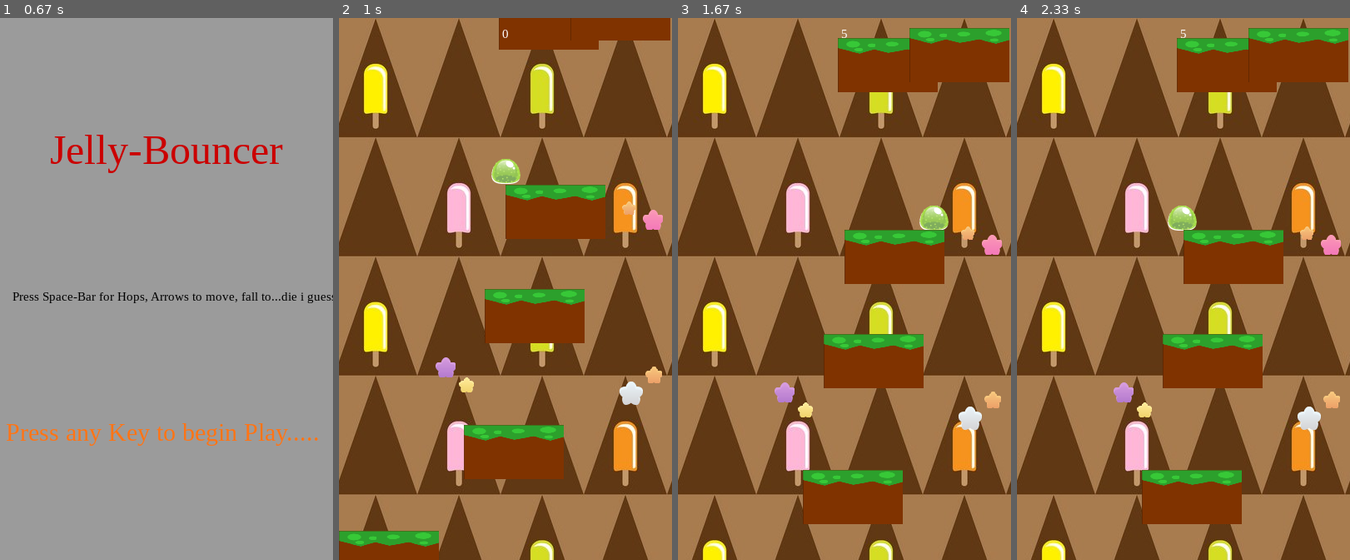
Above: before the commit, frames 1-4 (left to right).
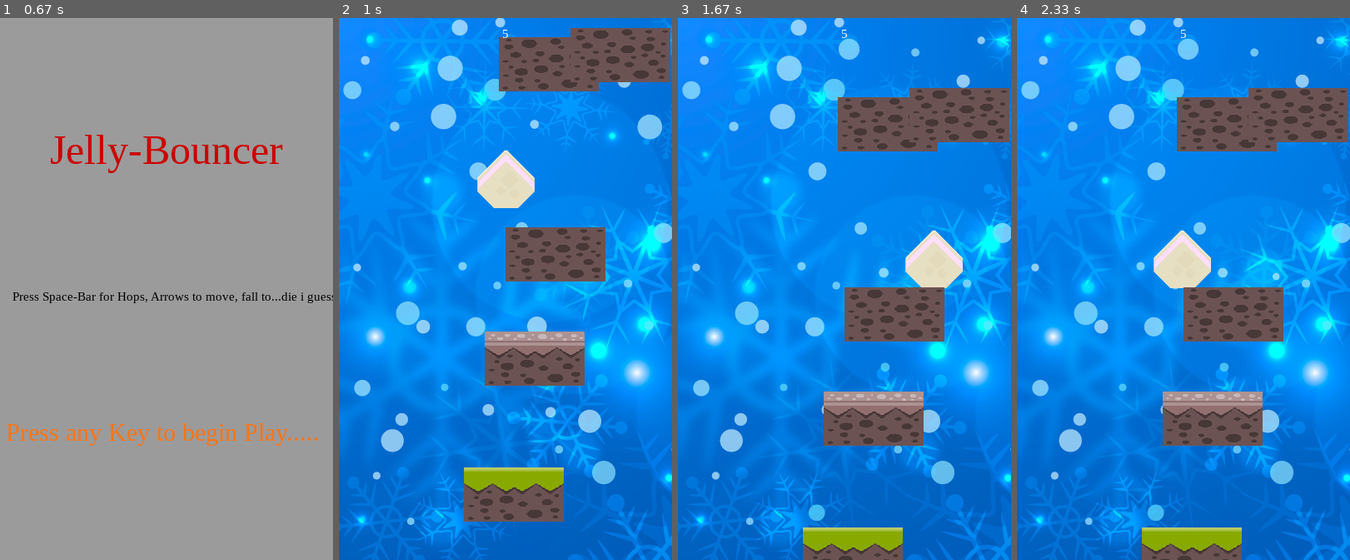
Above: after the commit, the same moments.

Repository: slipperyrockuniversity-cpsc317-fall2019/PyGame-Final---Eric-Stanton
Game: pygame game, started from main.py
Two runs of this game, one before a commit and one after it. Both use one fixed random seed, a clock stepped at 60 frames per second and the inputs below.
Inputs:
- Up to frame 1 (0.67 s): hold Right from 0.33 s (still down)
- Up to frame 2 (1 s): release Right at 0.8 s; tap Space at 0.83 s
- Up to frame 3 (1.67 s): hold Right from 1.23 s (still down)
- Up to frame 4 (2.33 s): release Right at 1.7 s; hold Left 1.73-2.27 s; hold Left from 2.3 s (still down)

Frame 1 is identical in both runs. In frame 2, 100% of the frame differs, in the area x 0-100%, y 0-100%; in frame 3, 100%; in frame 4, 100%.

Commit message:
Changed all major graphic assets for thematic purpose, and re-added CC.

Diff:
--- a/Sprite/Platform.py
+++ b/Sprite/Platform.py
@@ -11,16 +11,20 @@
 white_box = (255, 255, 255)
 asset_folder = os.path.dirname(__file__)  # Cross Referenced for image from index.
 image_folder = os.path.join(asset_folder, 'img')  # Cross Referenced as well from index.
-candy_images = ['img/star_orange.png', 'img/star_purple.png', 'img/star_red.png', 'img/star_teal.png', 'img'
-                                                                                                       '/star_white.png',
-                'img/star_yellow.png', ]
+candy_images = ['img/star_orange.png', 'img/star_purple.png', 'img/star_red.png', 'img/star_teal.png',
+                'img/star_white.png', 'img/star_yellow.png', './img/candyBlue.png', './img/candyGreen.png',
+                './img/candyRed.png', './img/candyYellow.png', './img/cherry.png', './img/lollipopGreen.png',
+                './img/lollipopRed.png', './img/lollipopWhiteGreen.png', './img/lollipopWhiteRed.png']
 sprite_objects = pygame.sprite.LayeredUpdates()
+platform_images = ['img/dirt_96x96.png', 'img/grass_96x96.png', 'img/grass_dead_96x96.png', 'img/Platform Tile ',
+                   'Grass.png', 'img/cake.png', 'img/cakeCenter_rounded.png', 'img/cakeHalf.png', 'img/cakeHalfAlt.png'
+                   , 'img/choco.png', 'img/chocoCenter_rounded.png', 'img/chocoHalf.png', 'img/chocoHalfAlt.png']
 
 
 class Platform(pygame.sprite.Sprite):
     def __init__(self, x, y, width, height):
         pygame.sprite.Sprite.__init__(self)
-        self.image = pygame.image.load(os.path.join(image_folder, "Platform Tile Grass.png"))
+        self.image = pygame.image.load(platform_images[randrange(0,3)])
         self.image = pygame.transform.scale(self.image, (120, 65))
         self.rect = self.image.get_rect()
         self.rect.x = x
@@ -32,7 +36,7 @@
         self._layer = 0
         self.groups = sprite_objects, game.candy
         pygame.sprite.Sprite.__init__(self, self.groups)
-        self.image = pygame.image.load(candy_images[randint(0, 5)])
+        self.image = pygame.image.load(candy_images[randint(0, 14)])
         self.rect = self.image.get_rect()
         self.rect.x = randrange(window_width - self.rect.width)
         self.rect.y = randrange(-300, -55)
--- a/Sprite/Sprites.py
+++ b/Sprite/Sprites.py
@@ -9,9 +9,9 @@
 asset_folder = os.path.dirname(__file__)  # Cross Referenced for image from index.
 image_folder = os.path.join(asset_folder, 'img')  # Cross Referenced as well from index.
 sound_folder = os.path.join(asset_folder, 'sound')
-hop = game.mixer.Sound(os.path.join(sound_folder, 'Jump.ogg'))
+hop = game.mixer.Sound(os.path.join(sound_folder, '126416__cabeeno-rossley__jump.wav'))
 
-# creating locations for sprite objects inside the grouping.
+# creating locations for sprite objects inside the group for layering.
 sprite_objects = game.sprite.LayeredUpdates()
 
 
@@ -21,10 +21,11 @@
     def __init__(self, instance):
         sprites = ['Sprite/img/jelly_blue.png', 'Sprite/img/jelly_teal.png', 'Sprite/img/jelly_red.png',
                    'Sprite/img/jelly_orange.png', 'Sprite/img/jelly_yellow.png', 'Sprite/img/jelly_pink.png',
-                   'Sprite/img/jelly_green.png', 'Sprite/img/jelly_purple.png']
+                   'Sprite/img/jelly_green.png', 'Sprite/img/jelly_purple.png', 'img/waffleChoco.png',
+                   'img/wafflePink.png', 'img/waffleWhite.png']
         game.sprite.Sprite.__init__(self)  # Calling it's super class for proper function.
-        self.image = game.image.load(sprites[random.randint(0,7)])  # The picture of the
-        self.rect = self.image.get_rect()  # The boundry box "hitbox" of the player created. Start at center of screen
+        self.image = game.image.load(sprites[random.randint(0,11)])  # The picture of the
+        self.rect = self.image.get_rect()  # The boundary box "hitbox" of the player created. Start at center of screen
         self.rect.center = (window_width / 2, window_height / 2)
         self.position = vector(window_width / 2, window_height / 2)
         self.velocity = vector(0, 0)
@@ -58,5 +59,5 @@
         touching = game.sprite.spritecollide(self, self.instance.platforms, False)
         self.rect.x -= 1
         if touching:
-            self.velocity.y = -14
+            self.velocity.y = -15
             hop.play()
--- a/main.py
+++ b/main.py
@@ -1,15 +1,13 @@
 import pygame as game
-import random
-import os
+
+from Sprite.Platform import *
 from Sprite.Sprites import Player, sprite_objects
-from Options.Settings import *
-from Sprite.Platform import *
 
 asset_folder = os.path.dirname(__file__)  # Cross Referenced for image from index.
 image_folder = os.path.join(asset_folder, 'img')  # Cross Referenced as well from index.
-dead = game.mixer.Sound('Sprite/sound/Randomize10.ogg')
-hop = game.mixer.Sound('Sprite/sound/Jump.ogg')
-background = game.image.load('img/2471981 (2).jpg')
+dead = game.mixer.Sound('Sprite/sound/126420__cabeeno-rossley__game-noises-1.wav')
+hop = game.mixer.Sound('Sprite/sound/126416__cabeeno-rossley__jump.wav')
+background = game.image.load('img/3032638.jpg')
 
 
 # Creating class of game to properly initialize
@@ -35,10 +33,10 @@
             plat = Platform(*select)  # Use explosion of array to select random platform generators.
             sprite_objects.add(plat)
             self.platforms.add(plat)  # Add the resulting platform array to the game
-        for i in range(6):
+        for i in range(5):
             c = Candy(self)
-            c.rect.y += 500
-        game.mixer.music.load('Sprite/sound/Mushroom Theme.ogg')
+            c.rect.y += 550
+        game.mixer.music.load('Sprite/sound/Pim Poy Pocket.wav')
         self.active()
 
     def active(self):
Binary file removed: Sprite/img/Platform Tile Grass.png
Not shown, changed: Sprite/sound/CC Credit
Binary file removed: img/2471981 (2).jpg
Binary file added: img/3032638.jpg
Binary file removed: img/Platformer_Sprite_1.png
Binary file added: img/cake.png
Binary file added: img/cakeCenter_rounded.png
Binary file added: img/cakeHalf.png
Binary file added: img/cakeHalfAlt.png
Binary file added: img/candyBlue.png
Binary file added: img/candyGreen.png
Binary file added: img/candyRed.png
(and 22 more such lines)
